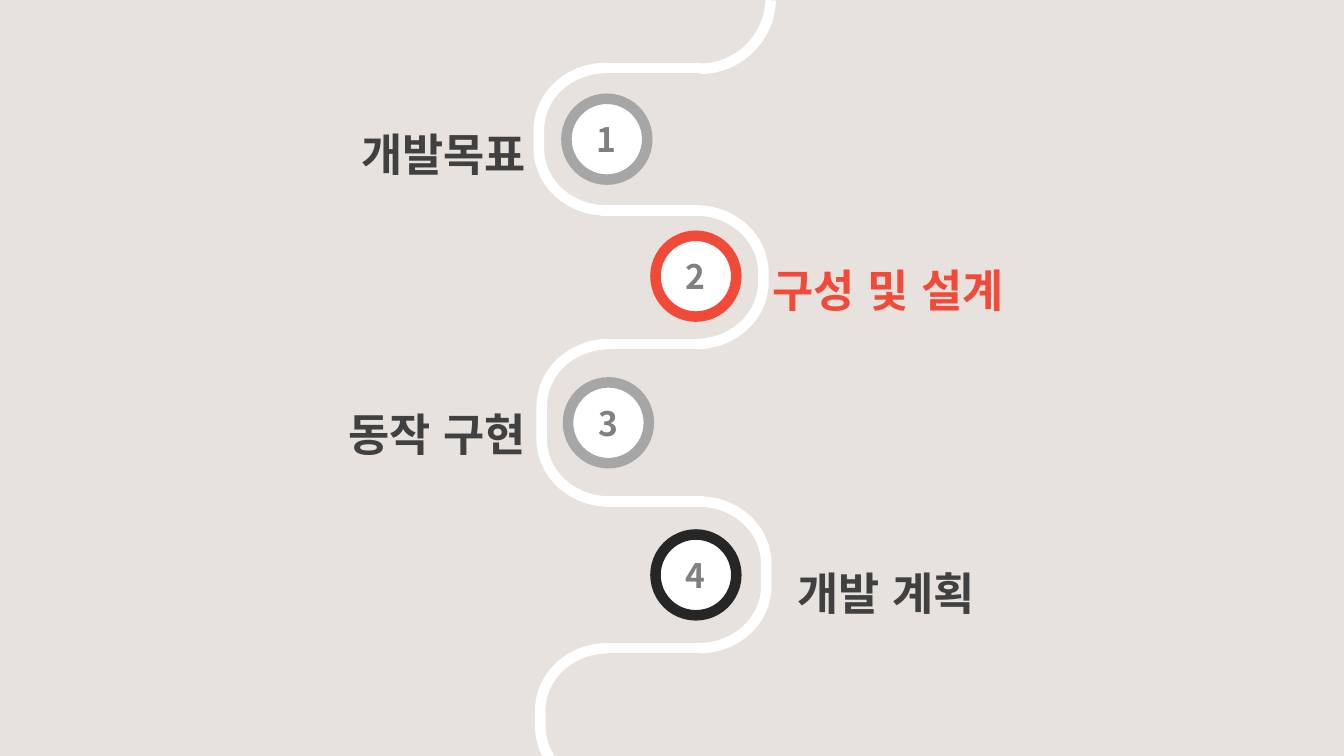
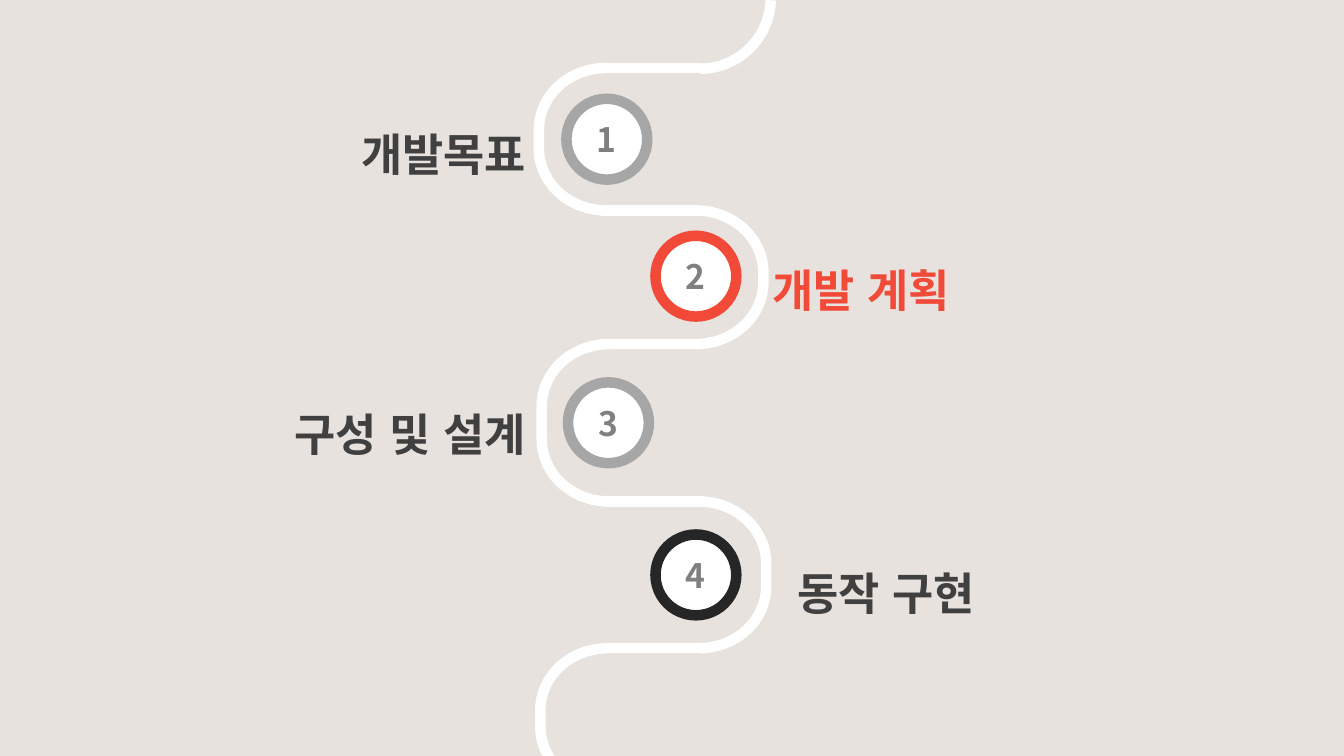
Before and after one commit to phoresis92/restaurant, a slide deck: slide 2 of 프로젝트 기획서/프로젝트 계획서.pptx. Drawn at 1344x756 pixels with LibreOffice and Linux fonts; fonts in the diff are those of the drawing. Boxes give left, top, right and bottom in pixels: in the first picture for what was removed or moved away, otherwise in the second. Text is boxed around its words. In the diff, an @@ line names an element or a change of style, - is before the commit and + after.

Commit message:
presentation

```diff
--- a/프로젝트 기획서/프로젝트 계획서.pptx
+++ b/프로젝트 기획서/프로젝트 계획서.pptx
@@ text at <box>773,269,950,311</box>: text changed @@
-구성 및 설계
+개발 계획
@@ text at <box>295,413,525,455</box>: text changed @@
-동작 구현
+구성 및 설계
@@ text at <box>798,572,975,614</box>: text changed @@
-개발 계획
+동작 구현
```
Also in this commit, not shown: 22 other slides changed, 2 slides added, 2 slides removed, 5 other files.
